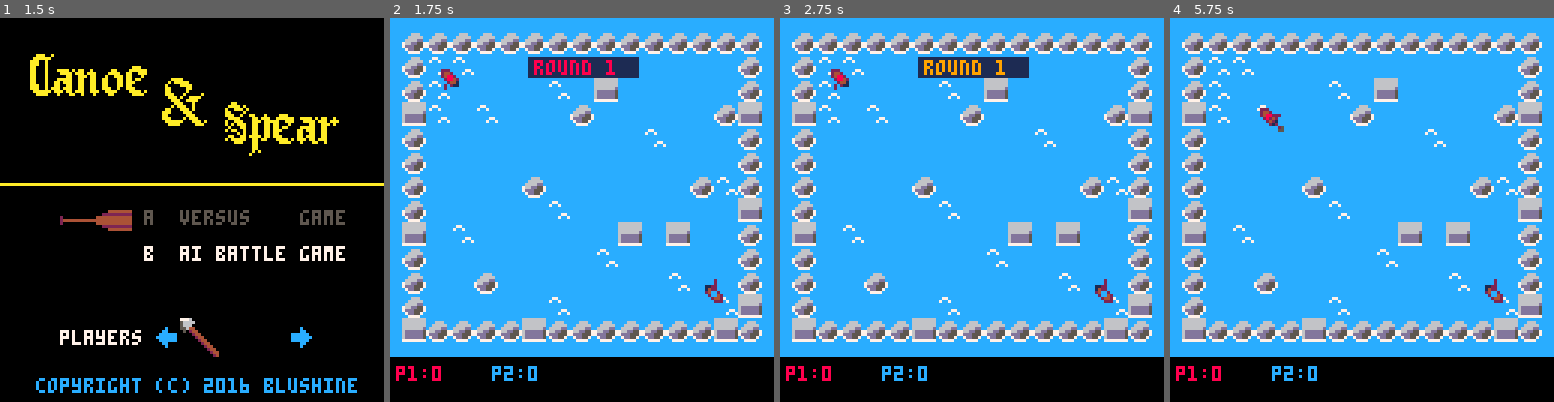
Above: before the commit, frames 1-4 (left to right).
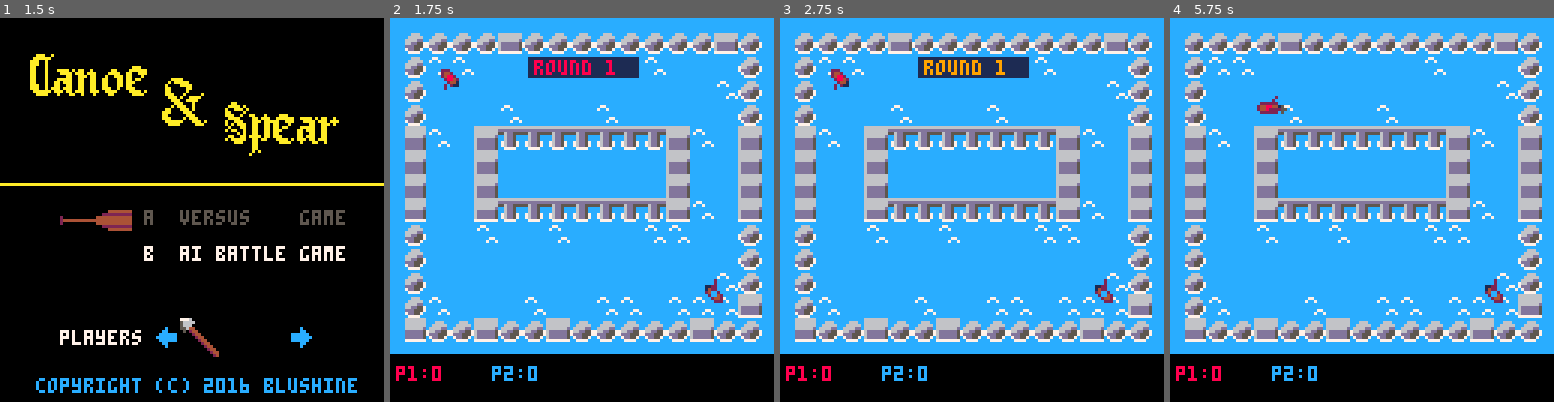
Above: after the commit, the same moments.

Repository: BluShine/CANOE-AND-SPEAR
Game: PICO-8 cartridge canoe-and-spear.p8
The game is run twice, just before and just after one commit, with the same random seed, the same clock (stepped at 60 frames per second) and the same inputs.
Inputs:
- Up to frame 1 (1.5 s): tap X (X key) at 0.33, 1.07 s; tap O (Z key) at 0.7 s
- Up to frame 2 (1.75 s): hold Right from 1.6 s (still down); tap O (Z key) at 1.7 s
- Up to frame 3 (2.75 s): tap X (X key) at 1.85 s; release Right at 2.1 s; tap O (Z key) at 2.1, 2.5 s; hold Up 2.15-2.42 s; hold Right from 2.47 s (still down)
- Up to frame 4 (5.75 s): tap O (Z key) every 0.4 s from 2.9 to 5.7 s; tap X (X key) at 2.97, 4.08, 5.2 s; release Right at 3.03 s; hold Left 3.08-3.58 s; hold Down 3.63-3.97 s; hold Right 4.02-4.68 s; hold Up 4.73-5.03 s; hold Left 5.08-5.68 s; hold Down from 5.73 s (still down)

Frame 1 is identical in both runs. In frame 2, 16% of the frame differs, in the area x 0-100%, y 3-89%; in frame 3, 16%; in frame 4, 16%.

Commit message:
Map fixes.
Fixed graphical issues with maps and put in random maps for multiplayer.

Diff:
--- a/canoe-and-spear.p8
+++ b/canoe-and-spear.p8
@@ -216,6 +216,8 @@
 	end
    end
   end
+ else
+  lvl = flr(rnd(count(lvlsx))+1)
  end
 end
 
@@ -695,9 +697,13 @@
  if(win)then bcol = 10
  elseif(lose)then bcol = 8
  elseif(ended) then bcol = 7 end
- rectfill(0,0,128,112,bcol)
  map(lvlsx[lvl],lvlsy[lvl],4,4,
   lvlsx[lvl]+15,lvlsy[lvl]+13)
+ rectfill(0,0,4,112,bcol)
+ rectfill(0,0,128,4,bcol)
+ rectfill(124,0,128,112,bcol)
+ rectfill(0,108,128,112,bcol)
+ rectfill(0,112,128,128,0)
  foreach(canoes,draw_canoe)
  foreach(spears,draw_spear)
  foreach(effects,draw_effect)
